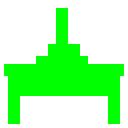
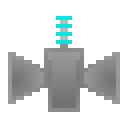
Layers edited between the first and the second 128 × 128 image:
added layer "third-attempt" above "Layer #1" over (8, 16, 120, 112)
hid "Layer" over (4, 8, 124, 124)
